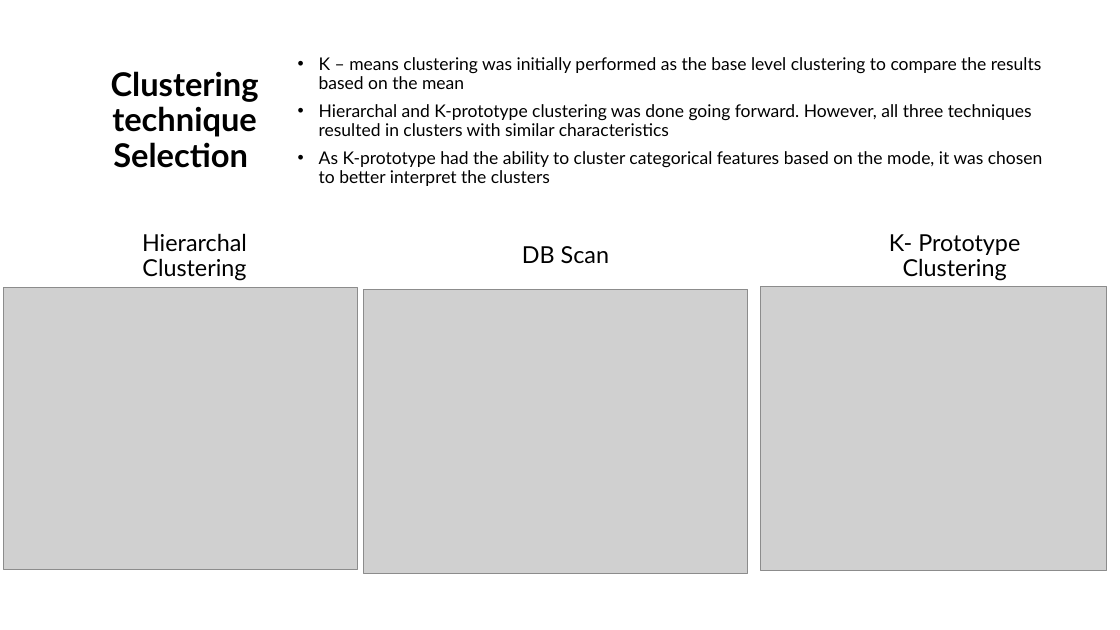
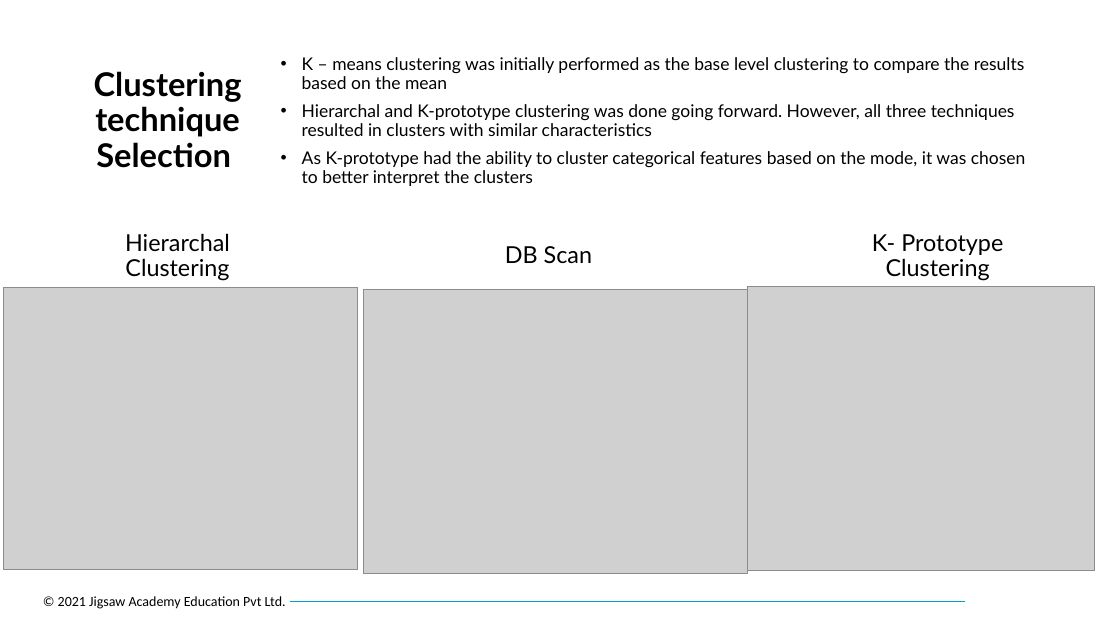
Before and after one commit to guttesuraj01/IPBA_Project_Group_A, a slide deck: slide 9 of John's Presentation + DB Scan.pptx (slide 8 before the commit). Drawn at 1120x630 pixels with LibreOffice and Linux fonts; fonts in the diff are those of the drawing; grey boxes stand for pictures; background and template pictures are left out. Boxes give left, top, right and bottom in pixels: in the first picture for what was removed or moved away, otherwise in the second. Text is boxed around its words. In the diff, an @@ line names an element or a change of style, - is before the commit and + after.

```diff
--- a/John's Presentation + DB Scan.pptx
+++ b/John's Presentation + DB Scan.pptx
@@ 4 texts, 1 title: place and size @@
-4 texts, 1 title at box(111, 57, 1043, 281)
+4 texts, 1 title at box(94, 57, 1026, 281)
@@ picture: place and size @@
-picture at box(760, 287, 1107, 571)
+picture at box(748, 287, 1094, 571)
@@ text added at box(58, 596, 286, 609), 12 pt, text #000000 @@
+© 2021 Jigsaw Academy Education Pvt Ltd.
@@ line added from (291, 602) to (965, 602), #00A0CC 0.5 pt @@
```
Also in this commit, not shown: 6 other slides changed, 3 slides added, 1 slide removed.
